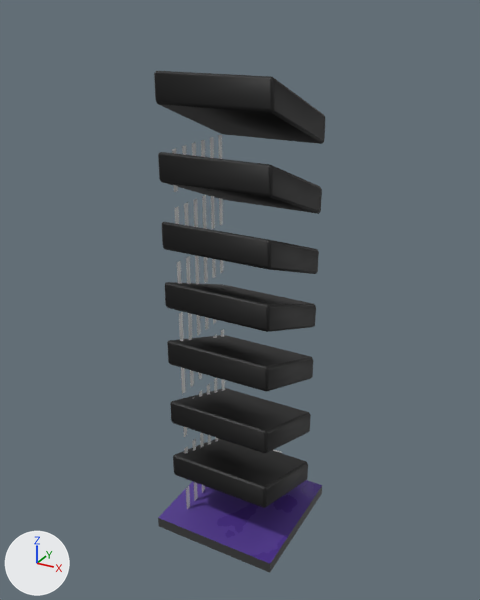
Before and after pictures for a commit that changed the FBX model kero/blocks/building_4.fbx.
Camera for both pictures: a 50 mm camera at (16.7, -30.8, 29.9) aimed at (-0.3, 0.1, 14.4). The axes (+X, +Y, +Z) are drawn at lower left. The lights are the same throughout. Where no turn or scale is listed for an object, it has been applied to the vertices.

The older version as bpy lines, for what is in view:
```python
me_cube_064 = bpy.data.meshes.new('Cube.064')
me_cube_064.from_pydata(...)  # 192 vertices, 48 faces; spans x -2.8, y -2.5..2.5, z -2.4..21.4
me_cube_064.materials.append(mat_emission_blue)  # white #e7e7e7
me_cube_099 = bpy.data.meshes.new('Cube.099')
me_cube_099.from_pydata(...)  # 10724 vertices, 8414 faces; spans x -3.2..3.2, y -3.2..3.2, z -3.2..23.2
me_cube_099.materials.append(mat_metal_3)  # black #414141
me_plane_312 = bpy.data.meshes.new('Plane.312')
me_plane_312.from_pydata(...)  # 8 vertices, 6 faces; spans x -4.0..4.0, y -4.0..4.0, z -0.7..0.0
# faces by material slot: [5, 1]
me_plane_312.materials.append(mat_ground)  # black #3c3c3c
me_plane_312.materials.append(mat_road)
ob_base_005 = bpy.data.objects.new('Base.005', me_plane_312)
ob_base_005.location = (0.0, 0.0, 0.0)
ob_cube_093 = bpy.data.objects.new('Cube.093', me_cube_064)
ob_cube_093.location = (0.0, 0.0, 1.85)
ob_cube_097 = bpy.data.objects.new('Cube.097', me_cube_099)
ob_cube_097.location = (0.0, 0.0, 3.89)
```
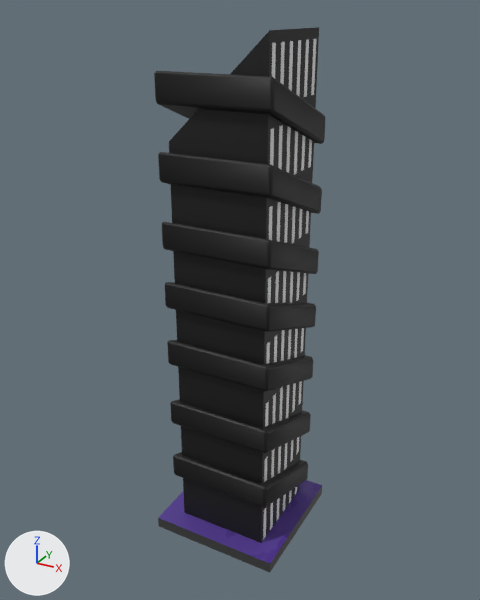
What differs and where, as boxes [x1, y1, x2, y2] in the pictures (480 x 600 px):
'Cube.095', added (black)
    after: [169, 27, 319, 543]
'Cube.094', added
    after: [263, 39, 316, 540]
'Cube.093', unchanged, covered by the edit
    before: [172, 135, 225, 509]

What changed in the scene script:
```text
Add mat_emission_pink:
    mat_emission_pink = principled_material('Emission Pink')
    mat_emission_pink.base_color = (0.8, 0.8, 0.8)  # white #e7e7e7
    mat_emission_pink.roughness = 0.4
Add me_cube_065:
    me_cube_065.from_pydata(...)  # 192 vertices, 48 faces; spans x 2.8, y -2.5..2.5, z -2.3..26.6
    me_cube_065.materials.append(mat_emission_pink)  # white #e7e7e7
Add me_cube_066:
    me_cube_066.from_pydata(...)  # 1092 vertices, 772 faces; spans x -2.8..2.8, y -2.8..2.8, z -2.8..27.1
    me_cube_066.materials.append(mat_metal_3)  # black #414141
Add ob_cube_094:
    ob_cube_094 = bpy.data.objects.new('Cube.094', me_cube_065)
    ob_cube_094.location = (0.0, 0.0, 1.85)
Add ob_cube_095:
    ob_cube_095 = bpy.data.objects.new('Cube.095', me_cube_066)
    ob_cube_095.location = (0.0, 0.0, 1.85)
```
